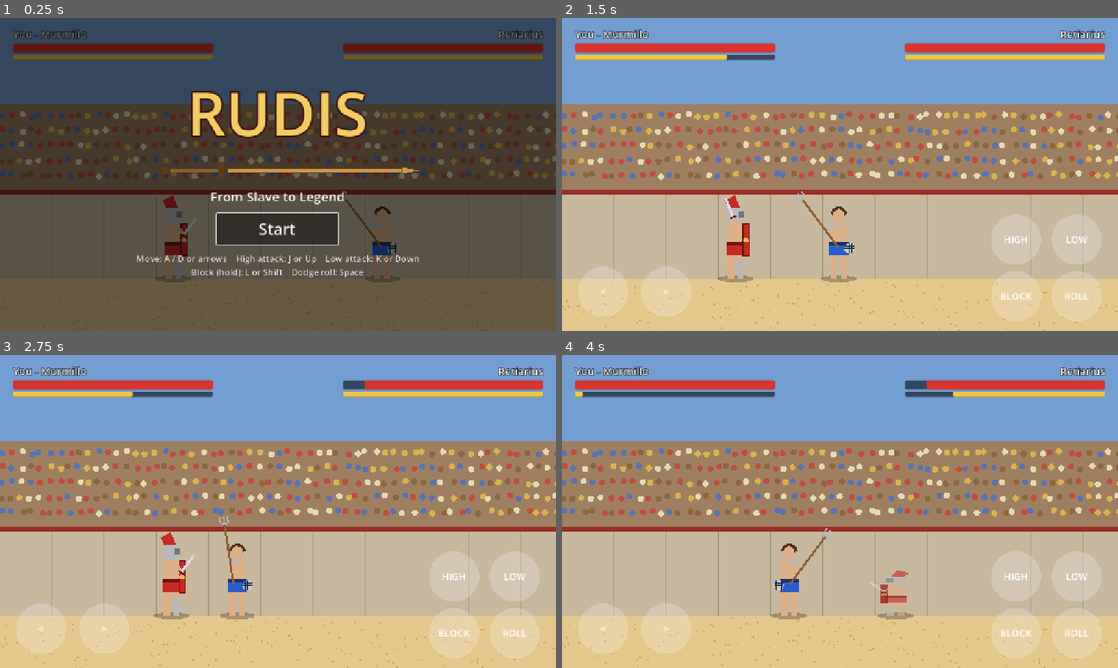
Above: before the commit, frames 1-4 (two rows, left to right).
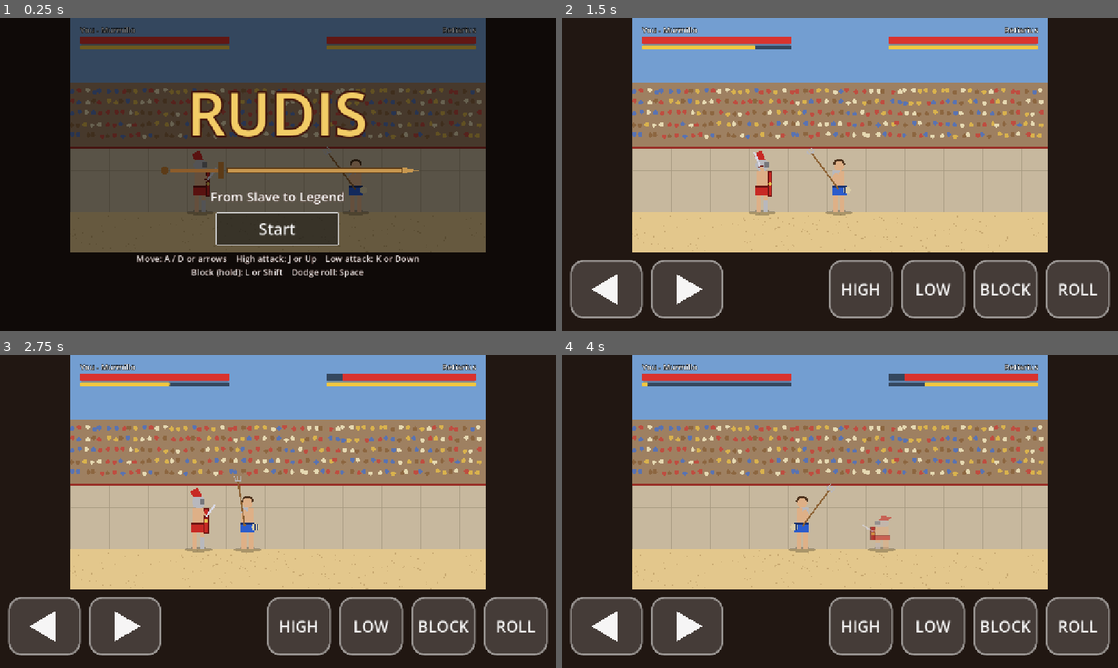
Above: after the commit, the same moments.

Repository: wimbosmans1/rudis
Game: Godot game, scene res://scenes/main.tscn
Same seed, same stepped clock (60 frames per second), same inputs: the game is played once before the commit and once after it.
Inputs (mouse positions are in pixels of both pictures, inside the frame that each line leads up to):
- Up to frame 1 (0.25 s): no input
- Up to frame 2 (1.5 s): click "Start" at 0.5 s; move the mouse to (962, 158) at 1.27 s; hold D (move_right) from 1.28 s (still down); hold J (attack_high) from 1.28 s (still down); click (962, 158) at 1.42 s
- Up to frame 3 (2.75 s): tap K (attack_low) at 1.55, 2.1 s; move the mouse to (166, 527) at 2.02 s; release D (move_right) at 2.03 s; release J (attack_high) at 2.03 s; hold A (move_left) from 2.03 s (still down); tap L (block) at 2.3 s
- Up to frame 4 (4 s): move the mouse to (895, 442) at 2.77 s; release A (move_left) at 2.78 s; hold L (block) 2.78-3.53 s; hold D (move_right) from 2.78 s (still down); tap Space (dodge) at 3.05, 3.6 s; move the mouse to (812, 574) at 3.52 s; click (812, 574) at 3.67 s; tap J (attack_high) at 3.8 s

The runs differ from the first frame. In frame 1, 64% of the frame differs, in the area x 0-100%, y 0-100%; in frame 2, 78%; in frame 3, 78%; in frame 4, 78%.

Commit message:
Touch controls: big buttons in their own strip below the arena; add swing/hit/clang sounds
- On touch screens the arena shrinks and sits above a button strip, so
  fingers never cover the fight (landscape: one row, portrait: 2x2 block).
  Buttons are ~84x92 pt rounded boxes, light up when pressed, multitouch.
  Desktop without touch is unchanged.
- Procedurally generated sound effects (tools/make_sounds.py, CC0):
  whoosh on every swing, thud on a hit, clang on a block. Audio is
  unlocked by the Start tap (needed on iPhone Safari).
- Smoke test: 30 checks (sounds, phone layouts, two-finger input).
- Web build re-exported to docs/ (single-threaded).

Diff:
--- a/scenes/main.tscn
+++ b/scenes/main.tscn
@@ -8,6 +8,7 @@
 [ext_resource type="Script" path="res://scripts/hud.gd" id="6_hud"]
 [ext_resource type="Script" path="res://scripts/touch_controls.gd" id="7_touch"]
 [ext_resource type="Script" path="res://scripts/menu.gd" id="8_menu"]
+[ext_resource type="Script" path="res://scripts/sfx.gd" id="9_sfx"]
 
 [node name="Main" type="Node2D"]
 script = ExtResource("1_main")
@@ -50,3 +51,6 @@
 
 [node name="Menu" type="CanvasLayer" parent="."]
 script = ExtResource("8_menu")
+
+[node name="Sfx" type="Node" parent="."]
+script = ExtResource("9_sfx")
--- a/scripts/arena.gd
+++ b/scripts/arena.gd
@@ -22,7 +22,10 @@
 		for i in 60:
 			var x := i * 22.0 + rng.randf_range(0.0, 12.0)
 			var y := 225.0 + row * 34.0 + rng.randf_range(-4.0, 4.0)
-			draw_circle(Vector2(x, y), 7.0, crowd_colors[rng.randi() % crowd_colors.size()])
+			var color: Color = crowd_colors[rng.randi() % crowd_colors.size()]
+			if x > WIDTH - 7.0:
+				continue  # stay inside the picture (on phones the edge is visible)
+			draw_circle(Vector2(x, y), 7.0, color)
 	# Stone wall (podium) around the arena floor, with a few block lines
 	draw_rect(Rect2(0, 400, WIDTH, FLOOR_Y - 400), Color(0.78, 0.72, 0.62))
 	for x in range(0, int(WIDTH), 120):
--- a/scripts/fighter.gd
+++ b/scripts/fighter.gd
@@ -13,6 +13,10 @@
 
 ## Sent when this fighter's health reaches zero.
 signal died(fighter: Fighter)
+## Sent when this fighter starts a swing (used for the "whoosh" sound).
+signal attack_started(kind: AttackKind)
+## Sent when a blow reaches this fighter. result is "hit" or "blocked".
+signal got_hit(result: String)
 
 ## The two gladiator types in this prototype. More will follow later.
 enum GladiatorClass { MURMILLO, RETIARIUS }
@@ -132,6 +136,7 @@
 	_current_attack = kind
 	_attack_has_hit = false
 	_enter_state(State.ATTACK)
+	attack_started.emit(kind)
 	return true
 
 
@@ -268,11 +273,13 @@
 		if is_exhausted() and not is_dead():
 			_hurt_duration = GUARD_BREAK_TIME  # guard broken!
 			_enter_state(State.HURT)
+		got_hit.emit("blocked")
 		return "blocked"
 
 	_spark_was_blocked = false
 	_flash = FLASH_TIME
 	_knockback = push_direction * 280.0
+	got_hit.emit("hit")
 	_take_damage(damage)
 	if not is_dead():
 		_hurt_duration = HURT_TIME
--- a/scripts/main.gd
+++ b/scripts/main.gd
@@ -18,6 +18,10 @@
 @onready var hud: CanvasLayer = $HUD
 @onready var touch_controls: CanvasLayer = $TouchControls
 @onready var menu: CanvasLayer = $Menu
+@onready var sfx: Node = $Sfx
+
+## Colour around the arena on phones (behind the touch buttons).
+const STRIP_COLOR := Color(0.13, 0.09, 0.07)
 
 var round_active := false
 
@@ -33,9 +37,17 @@
 	ai_controller.fighter = opponent
 	ai_controller.target = player
 	hud.setup(player, opponent)
+	sfx.watch(player)
+	sfx.watch(opponent)
 
-	menu.start_pressed.connect(start_round)
-	menu.restart_pressed.connect(start_round)
+	menu.start_pressed.connect(_on_start_button)
+	menu.restart_pressed.connect(_on_start_button)
+
+	# On phones the screen is used edge to edge: the arena on top and a strip
+	# with big buttons below it. On a PC the picture stays exactly as it was.
+	if touch_controls.is_wanted():
+		use_touch_layout()
+	get_tree().root.size_changed.connect(apply_layout)
 
 	# Show the fighters standing in the arena behind the title screen.
 	_reset_fighters()
@@ -49,6 +61,29 @@
 	menu.hide_all()
 	round_active = true
 	_set_controls_enabled(true)
+
+
+## Switches to the phone layout (arena above, buttons below).
+func use_touch_layout() -> void:
+	get_window().content_scale_aspect = Window.CONTENT_SCALE_ASPECT_EXPAND
+	RenderingServer.set_default_clear_color(STRIP_COLOR)
+	apply_layout()
+
+
+## Shrinks and moves the arena (and the health bars with it) into the space
+## the touch controls leave free. Runs again when the phone is turned.
+func apply_layout() -> void:
+	var area: Rect2 = touch_controls.update_layout()
+	var zoom := area.size.x / Arena.WIDTH
+	position = area.position
+	scale = Vector2(zoom, zoom)
+	hud.offset = area.position
+	hud.scale = Vector2(zoom, zoom)
+
+
+func _on_start_button() -> void:
+	sfx.unlock()  # iPhone: sound may only start from inside a tap
+	start_round()
 
 
 func _reset_fighters() -> void:
--- /dev/null
+++ b/scripts/sfx.gd
@@ -0,0 +1,63 @@
+extends Node
+## Sound effects: a "whoosh" for every swing, a "thud" when a blow lands and
+## a metallic "clang" when it is blocked.
+##
+## The sounds are made by tools/make_sounds.py (pure maths, no recordings,
+## free to use). To use other sounds, replace the files in sounds/ with your
+## own .wav or .ogg files of the same name.
+##
+## Browsers (especially Safari on iPhone) only allow sound after the player
+## has tapped or pressed a key. Godot switches the sound on at the first tap
+## or key press by itself; unlock() is called from the Start button as well
+## to make sure it is ready before the first blow.
+
+const SOUNDS := {
+	"swing": preload("res://sounds/swing.wav"),
+	"hit": preload("res://sounds/hit.wav"),
+	"clang": preload("res://sounds/clang.wav"),
+}
+## Loudness in decibels. 0 = full volume, -6 = about half as loud.
+const VOLUME_DB := {"swing": -10.0, "hit": -4.0, "clang": -8.0}
+## How many sounds can play at the same moment.
+const VOICES := 6
+
+## Every sound played, for the automatic test.
+var played: Array[String] = []
+
+var _players: Array[AudioStreamPlayer] = []
+var _next := 0
+
+
+func _ready() -> void:
+	for i in VOICES:
+		var player := AudioStreamPlayer.new()
+		add_child(player)
+		_players.append(player)
+
+
+## Lets this script listen to a fighter. Called once per fighter by main.gd.
+func watch(fighter: Fighter) -> void:
+	fighter.attack_started.connect(func(_kind: int) -> void: play("swing"))
+	fighter.got_hit.connect(func(result: String) -> void:
+		play("clang" if result == "blocked" else "hit"))
+
+
+## Plays one of the sounds, slightly higher or lower each time so it does
+## not sound like a machine gun.
+func play(sound_name: String) -> void:
+	played.append(sound_name)
+	var player := _players[_next]
+	_next = (_next + 1) % _players.size()
+	player.stream = SOUNDS[sound_name]
+	player.volume_db = VOLUME_DB[sound_name]
+	player.pitch_scale = randf_range(0.92, 1.08)
+	player.play()
+
+
+## Plays a silent moment of sound from inside a tap / click, which is what
+## iPhone Safari needs before it lets a web page make sound.
+func unlock() -> void:
+	var player := _players[_next]
+	player.stream = SOUNDS["swing"]
+	player.volume_db = -80.0
+	player.play()
--- a/scripts/touch_controls.gd
+++ b/scripts/touch_controls.gd
@@ -1,68 +1,211 @@
 extends CanvasLayer
-## Round on-screen buttons for phones and tablets (for example an iPhone).
-##
-## They only appear on devices with a touch screen. Each button "presses" the
-## same input action as the keyboard (see the Input Map), so the player
-## controller does not need to know whether you use keys or a finger.
-## TouchScreenButton supports several fingers at once, so you can walk and
-## attack at the same time.
-
-const RADIUS := 58.0
-
-## Each button: the input action, the text on it, and where it sits
-## on the 1280 x 720 screen.
-const BUTTONS := [
-	{"action": "move_left", "text": "<", "position": Vector2(95, 630)},
-	{"action": "move_right", "text": ">", "position": Vector2(240, 630)},
-	{"action": "attack_high", "text": "HIGH", "position": Vector2(1045, 510)},
-	{"action": "attack_low", "text": "LOW", "position": Vector2(1185, 510)},
-	{"action": "block", "text": "BLOCK", "position": Vector2(1045, 640)},
-	{"action": "dodge", "text": "ROLL", "position": Vector2(1185, 640)},
+## Big on-screen buttons for phones and tablets (for example an iPhone).
+##
+## They only appear on devices with a touch screen. On those devices the
+## arena is made a bit smaller and moved up, and the buttons get their own
+## strip at the bottom of the screen, so your thumbs never cover the fight:
+##
+##   +--------------------------------------+
+##   |            the arena (fight)         |
+##   +--------------------------------------+
+##   | [<] [>]           [HIGH][LOW][BLOCK][ROLL] |   <- landscape
+##
+## In portrait (phone held upright) the right-hand buttons form a 2 x 2 block.
+##
+## Each button "presses" the same input action as the keyboard (see the Input
+## Map), so the player controller does not need to know whether you use keys
+## or a finger. TouchScreenButton supports several fingers at once, so you
+## can walk and attack at the same time.
+
+## Button sizes in "points". A point is the unit iPhones use for sizes:
+## Apple advises at least 44 points for anything you tap; these buttons are
+## about twice that, so they are easy to hit with a thumb without looking.
+const BUTTON_HEIGHT_PT := 84.0
+const MOVE_WIDTH_PT := 104.0     ## Width of the < and > buttons.
+const ACTION_WIDTH_PT := 92.0    ## Width of HIGH, LOW, BLOCK and ROLL.
+const GAP_PT := 12.0             ## Space between two buttons.
+const CLUSTER_GAP_PT := 28.0     ## Minimum space between the two thumb groups.
+const EDGE_PT := 12.0            ## Space to the left / right / top of the strip.
+const BOTTOM_PT := 18.0          ## Space at the bottom (the iPhone "home bar").
+## The button strip never takes more than this part of the screen height.
+const MAX_STRIP_SHARE := 0.42
+
+## The size of the arena drawing (the game's "virtual screen").
+const ARENA_SIZE := Vector2(1280, 720)
+
+const MOVE_ACTIONS := ["move_left", "move_right"]
+const ACTION_BUTTONS := [
+	{"action": "attack_high", "text": "HIGH"},
+	{"action": "attack_low", "text": "LOW"},
+	{"action": "block", "text": "BLOCK"},
+	{"action": "dodge", "text": "ROLL"},
 ]
+
+const IDLE_COLOR := Color(1, 1, 1, 0.16)
+const PRESSED_COLOR := Color(1.0, 0.85, 0.4, 0.55)
+const BORDER_COLOR := Color(1, 1, 1, 0.55)
+
+## Tests can switch this on to get the phone layout on a PC.
+var force_touch := false
+
+## action name -> the TouchScreenButton for it
+var buttons := {}
+## The area of the screen the arena is drawn in (set by update_layout()).
+var arena_rect := Rect2(Vector2.ZERO, ARENA_SIZE)
 
 
 func _ready() -> void:
 	layer = 5
-	for info in BUTTONS:
-		_add_button(info["action"], info["text"], info["position"])
+	for action in MOVE_ACTIONS:
+		_add_button(action, "")
+	for info in ACTION_BUTTONS:
+		_add_button(info["action"], info["text"])
 	visible = false  # main.gd shows the buttons during a fight
 
 
 ## True on phones / tablets, false on a normal PC.
 func is_wanted() -> bool:
-	return DisplayServer.is_touchscreen_available()
-
-
-func _add_button(action: String, text: String, at: Vector2) -> void:
+	return force_touch or DisplayServer.is_touchscreen_available()
+
+
+## Works out where the arena and every button go for the current screen
+## size, moves the buttons there and returns the arena area.
+## main.gd calls this at the start and whenever the screen turns or resizes.
+func update_layout() -> Rect2:
+	if not is_wanted():
+		arena_rect = Rect2(Vector2.ZERO, ARENA_SIZE)
+		return arena_rect
+	var view := get_viewport().get_visible_rect().size
+	var layout := compute_layout(view, _pixels_per_point(view))
+	arena_rect = layout["arena"]
+	for action in buttons:
+		_place_button(buttons[action], layout["buttons"][action])
+	return arena_rect
+
+
+## The layout maths, separate so the automatic test can try many screens.
+## view: screen size in game pixels. px_per_pt: game pixels per iPhone point.
+## Returns {"arena": Rect2, "buttons": {action name: Rect2}, "columns": int}.
+static func compute_layout(view: Vector2, px_per_pt: float) -> Dictionary:
+	var available_pt := view.x / px_per_pt
+	# Try all four action buttons in one row (made at most 15% smaller to
+	# fit); if that is still too wide, use 2 x 2.
+	var columns := 4
+	if _row_width_pt(4) * 0.85 > available_pt:
+		columns = 2
+	var rows := 4 / columns
+	# Shrink everything a little if it still does not fit the screen.
+	var shrink := minf(1.0, available_pt / _row_width_pt(columns))
+	var strip_pt := EDGE_PT + rows * BUTTON_HEIGHT_PT + (rows - 1) * GAP_PT + BOTTOM_PT
+	shrink = minf(shrink, MAX_STRIP_SHARE * view.y / px_per_pt / strip_pt)
+	var u := px_per_pt * shrink  # game pixels per (shrunk) point
+
+	var strip_top := view.y - strip_pt * u
+	# The arena: as big as possible above the strip, centred left-right and
+	# sitting right on top of the buttons.
+	var scale := minf(view.x / ARENA_SIZE.x, strip_top / ARENA_SIZE.y)
+	var arena_size := ARENA_SIZE * scale
+	var arena := Rect2(Vector2((view.x - arena_size.x) / 2.0, strip_top - arena_size.y), arena_size)
+
+	var rects := {}
+	var h := BUTTON_HEIGHT_PT * u
+	var gap := GAP_PT * u
+	var bottom := view.y - BOTTOM_PT * u
+	var block_top := bottom - rows * h - (rows - 1) * gap
+	# Left thumb: < and >, as tall as the whole right-hand block.
+	var move_w := MOVE_WIDTH_PT * u
+	var x := EDGE_PT * u
+	for action in MOVE_ACTIONS:
+		rects[action] = Rect2(x, block_top, move_w, bottom - block_top)
+		x += move_w + gap
+	# Right thumb: HIGH LOW BLOCK ROLL, in one row or in 2 x 2.
+	var action_w := ACTION_WIDTH_PT * u
+	var right_start := view.x - EDGE_PT * u - columns * action_w - (columns - 1) * gap
+	for i in ACTION_BUTTONS.size():
+		var column := i % columns
+		var row := i / columns
+		rects[ACTION_BUTTONS[i]["action"]] = Rect2(
+			right_start + column * (action_w + gap), block_top + row * (h + gap), action_w, h)
+	return {"arena": arena, "buttons": rects, "columns": columns}
+
+
+static func _row_width_pt(columns: int) -> float:
+	return (2.0 * EDGE_PT + 2.0 * MOVE_WIDTH_PT + GAP_PT + CLUSTER_GAP_PT
+		+ columns * ACTION_WIDTH_PT + (columns - 1) * GAP_PT)
+
+
+## How many game pixels make one point on this screen.
+func _pixels_per_point(view: Vector2) -> float:
+	if OS.has_feature("web"):
+		# In a browser, window.innerWidth is the page width in points.
+		var css_width = JavaScriptBridge.eval("window.innerWidth", true)
+		if (css_width is int or css_width is float) and css_width > 0:
+			return view.x / float(css_width)
+	var window_size := Vector2(get_window().size)
+	if window_size.x <= 0.0:
+		return 1.0
+	return view.x / window_size.x * DisplayServer.screen_get_scale()
+
+
+func _add_button(action: String, text: String) -> void:
 	var button := TouchScreenButton.new()
-	button.position = at
 	button.action = action
-	var circle := CircleShape2D.new()
-	circle.radius = RADIUS
-	button.shape = circle
+	button.shape = RectangleShape2D.new()
 	# Lets a finger slide from one button onto another (handy for walking).
-	button.passby_press = action == "move_left" or action == "move_right"
+	button.passby_press = action in MOVE_ACTIONS
 	add_child(button)
 
-	# The visible part: a see-through circle with a label in the middle.
-	var disc := Polygon2D.new()
-	var points := PackedVector2Array()
-	for i in 32:
-		var angle := TAU * i / 32.0
-		points.append(Vector2(cos(angle), sin(angle)) * RADIUS)
-	disc.polygon = points
-	disc.color = Color(1, 1, 1, 0.22)
-	button.add_child(disc)
-
-	var label := Label.new()
-	label.text = text
-	label.add_theme_font_size_override("font_size", 22)
-	label.horizontal_alignment = HORIZONTAL_ALIGNMENT_CENTER
-	label.vertical_alignment = VERTICAL_ALIGNMENT_CENTER
-	label.size = Vector2(RADIUS * 2.0, RADIUS * 2.0)
-	label.position = Vector2(-RADIUS, -RADIUS)
-	button.add_child(label)
-
-	# Brighter while a finger is on the button.
-	button.pressed.connect(func() -> void: disc.color = Color(1, 1, 1, 0.5))
-	button.released.connect(func() -> void: disc.color = Color(1, 1, 1, 0.22))
+	var face := ButtonFace.new()
+	face.text = text
+	face.arrow = -1 if action == "move_left" else (1 if action == "move_right" else 0)
+	button.add_child(face)
+	# Lights up and sinks in a little while a finger is on it.
+	button.pressed.connect(func() -> void: face.set_pressed(true))
+	button.released.connect(func() -> void: face.set_pressed(false))
+	buttons[action] = button
+	_place_button(button, Rect2(0, 0, 100, 100))
+
+
+func _place_button(button: TouchScreenButton, rect: Rect2) -> void:
+	# The button sits at the middle of its rectangle; its shape is centred on it.
+	button.position = rect.get_center()
+	(button.shape as RectangleShape2D).size = rect.size
+	var face: ButtonFace = button.get_child(0)
+	face.button_size = rect.size
+	face.queue_redraw()
+
+
+## Draws one button: a rounded see-through box with a label or an arrow.
+class ButtonFace extends Node2D:
+	var text := ""
+	var arrow := 0  # -1 = arrow left, 1 = arrow right, 0 = text
+	var button_size := Vector2(100, 100)
+	var is_pressed := false
+
+	func set_pressed(on: bool) -> void:
+		is_pressed = on
+		scale = Vector2.ONE * (0.93 if on else 1.0)
+		queue_redraw()
+
+	func _draw() -> void:
+		var box := StyleBoxFlat.new()
+		box.bg_color = PRESSED_COLOR if is_pressed else IDLE_COLOR
+		box.border_color = BORDER_COLOR
+		box.set_border_width_all(maxi(2, int(button_size.y * 0.03)))
+		box.set_corner_radius_all(int(minf(button_size.x, button_size.y) * 0.22))
+		draw_style_box(box, Rect2(-button_size / 2.0, button_size))
+		var ink := Color(1, 1, 1, 0.95)
+		if arrow != 0:
+			var r := minf(button_size.x, button_size.y) * 0.26
+			draw_colored_polygon(PackedVector2Array([
+				Vector2(arrow * r, 0), Vector2(-arrow * r * 0.7, -r), Vector2(-arrow * r * 0.7, r)]), ink)
+			return
+		var font := ThemeDB.fallback_font
+		var font_size := int(button_size.y * 0.27)
+		var width := font.get_string_size(text, HORIZONTAL_ALIGNMENT_LEFT, -1, font_size).x
+		if width > button_size.x * 0.86:  # make long words fit
+			font_size = int(font_size * button_size.x * 0.86 / width)
+			width = font.get_string_size(text, HORIZONTAL_ALIGNMENT_LEFT, -1, font_size).x
+		var baseline := (font.get_ascent(font_size) - font.get_descent(font_size)) / 2.0
+		draw_string(font, Vector2(-width / 2.0, baseline), text,
+			HORIZONTAL_ALIGNMENT_LEFT, -1, font_size, ink)
--- a/tests/smoke_test.gd
+++ b/tests/smoke_test.gd
@@ -38,6 +38,43 @@
 	await _wait(2)
 
 
+func _touch(finger: int, at: Vector2, down: bool) -> void:
+	var event := InputEventScreenTouch.new()
+	event.index = finger
+	event.position = at
+	event.pressed = down
+	root.push_input(event, true)  # position is already in game pixels
+
+
+## Tries the layout maths on a few real phone screens (sizes in game pixels,
+## as the game sees them with the "expand" setting) and checks the rules.
+func _check_touch_layouts() -> void:
+	var script: Script = load("res://scripts/touch_controls.gd")
+	var screens := {
+		"iPhone 14 landscape": [Vector2(1787, 720), 1787.0 / 844.0],
+		"iPhone SE landscape": [Vector2(1720, 720), 1720.0 / 667.0],
+		"iPhone 14 portrait": [Vector2(1280, 2400), 1280.0 / 390.0],
+		"iPad landscape": [Vector2(1280, 960), 1280.0 / 1024.0],
+	}
+	for screen_name in screens:
+		var view: Vector2 = screens[screen_name][0]
+		var px_per_pt: float = screens[screen_name][1]
+		var layout: Dictionary = script.compute_layout(view, px_per_pt)
+		var arena: Rect2 = layout["arena"]
+		var rects: Array = layout["buttons"].values()
+		var ok := arena.size.x > 0.0 and Rect2(Vector2.ZERO, view).encloses(arena)
+		var smallest := INF
+		for i in rects.size():
+			var r: Rect2 = rects[i]
+			smallest = minf(smallest, minf(r.size.x, r.size.y) / px_per_pt)
+			ok = ok and not r.intersects(arena) and Rect2(Vector2.ZERO, view).encloses(r)
+			for j in range(i + 1, rects.size()):
+				ok = ok and not r.intersects(rects[j])
+		ok = ok and smallest >= 60.0
+		_check(ok, "%s: %d-column buttons, smallest %.0f pt, arena %.0f%% of width" % [
+			screen_name, layout["columns"], smallest, 100.0 * arena.size.x / view.x])
+
+
 func _run() -> void:
 	await _wait(2)
 	var player: Fighter = _main.player
@@ -62,6 +99,8 @@
 	await _wait(40)
 	var clean_damage := opponent.max_health - opponent.health
 	_check(clean_damage > 0.0, "high attack hits (damage %.1f)" % clean_damage)
+	_check(_main.sfx.played.has("swing") and _main.sfx.played.has("hit"),
+		"swing and hit sounds play (%s)" % [_main.sfx.played])
 
 	# 4. Blocking reduces damage.
 	await _setup_duel()
@@ -73,6 +112,7 @@
 	_check(blocked_damage > 0.0 and blocked_damage < clean_damage,
 		"block reduces damage (%.1f instead of %.1f)" % [blocked_damage, clean_damage])
 	_check(opponent.stamina < opponent.max_stamina, "blocking costs stamina")
+	_check(_main.sfx.played.has("clang"), "blocked attack plays the clang sound")
 	opponent.wants_block = false
 
 	# 5. Dodging avoids the hit.
@@ -121,5 +161,35 @@
 		"restart resets health")
 	_check(not _main.menu.is_result_visible(), "restart hides the result screen")
 
+	# 10. Phone layout: big buttons, never on top of the arena.
+	_check_touch_layouts()
+	var touch: CanvasLayer = _main.touch_controls
+	touch.force_touch = true
+	_main.apply_layout()
+	touch.visible = true
+	var area: Rect2 = touch.arena_rect
+	var overlap := false
+	for action in touch.buttons:
+		var button: TouchScreenButton = touch.buttons[action]
+		var size: Vector2 = (button.shape as RectangleShape2D).size
+		if Rect2(button.position - size / 2.0, size).intersects(area):
+			overlap = true
+	_check(not overlap and _main.scale.x < 1.0,
+		"touch layout shrinks the arena (x%.2f) and keeps buttons off it" % _main.scale.x)
+	# A finger on the HIGH button presses the high attack, and a second finger
+	# on > walks at the same time.
+	var high: TouchScreenButton = touch.buttons["attack_high"]
+	var right: TouchScreenButton = touch.buttons["move_right"]
+	_touch(0, high.position, true)
+	_touch(1, right.position, true)
+	await _wait(1)
+	_check(Input.is_action_pressed("attack_high") and Input.is_action_pressed("move_right"),
+		"two fingers press HIGH and > together")
+	_touch(0, high.position, false)
+	_touch(1, right.position, false)
+	touch.force_touch = false
+	touch.visible = false
+	_main.apply_layout()
+
 	print("\n%s: %d check(s) failed" % ["FAILED" if _failures > 0 else "ALL PASSED", _failures])
 	quit(1 if _failures > 0 else 0)
--- /dev/null
+++ b/tests/touch_screenshot.gd
@@ -0,0 +1,25 @@
+extends SceneTree
+## Makes a picture of the phone layout, to check it without a phone.
+## The window size plays the screen size in points. For an iPhone 14 held
+## sideways in Safari (844 x 340 points), from the project folder:
+##
+##   SHOT=/tmp/phone.png godot --path . --resolution 844x340 --script res://tests/touch_screenshot.gd
+
+func _initialize():
+	var m = load("res://scenes/main.tscn").instantiate()
+	root.add_child(m)
+	_go.call_deferred(m)
+
+func _go(m):
+	m.touch_controls.force_touch = true
+	m.use_touch_layout()
+	m.start_round()
+	m.touch_controls.visible = true
+	for i in 30: await process_frame
+	m.apply_layout()
+	for i in 10: await process_frame
+	var b = m.touch_controls.buttons["attack_high"]
+	b.get_child(0).set_pressed(true)
+	for i in 5: await process_frame
+	root.get_texture().get_image().save_png(OS.get_environment("SHOT"))
+	quit()
Not shown, changed: export_presets.cfg
Not shown, added: scripts/sfx.gd.uid
Not shown, added: sounds/clang.wav.import
Not shown, added: sounds/hit.wav.import
Not shown, added: sounds/swing.wav.import
Not shown, added: tests/touch_screenshot.gd.uid
Not shown, changed: docs/index.pck
Not shown, added: sounds/clang.wav
Not shown, added: sounds/hit.wav
Not shown, added: sounds/swing.wav
